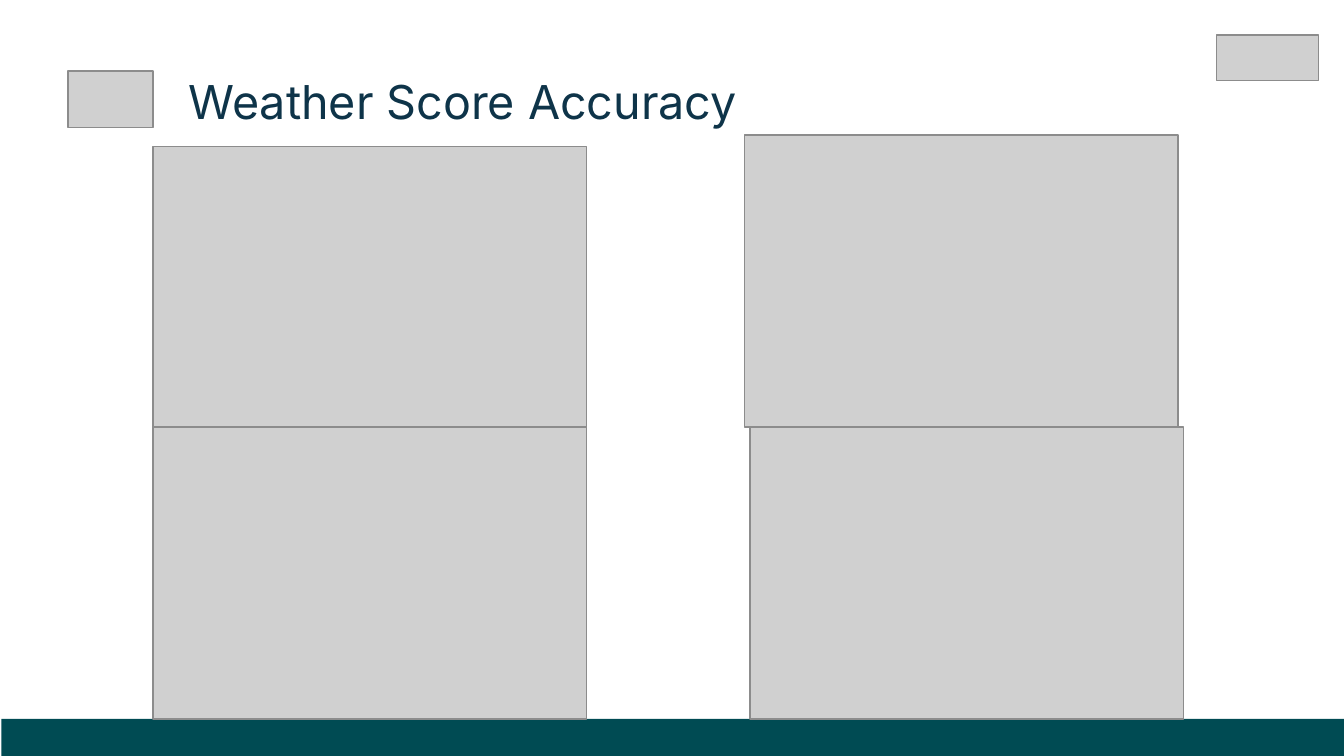
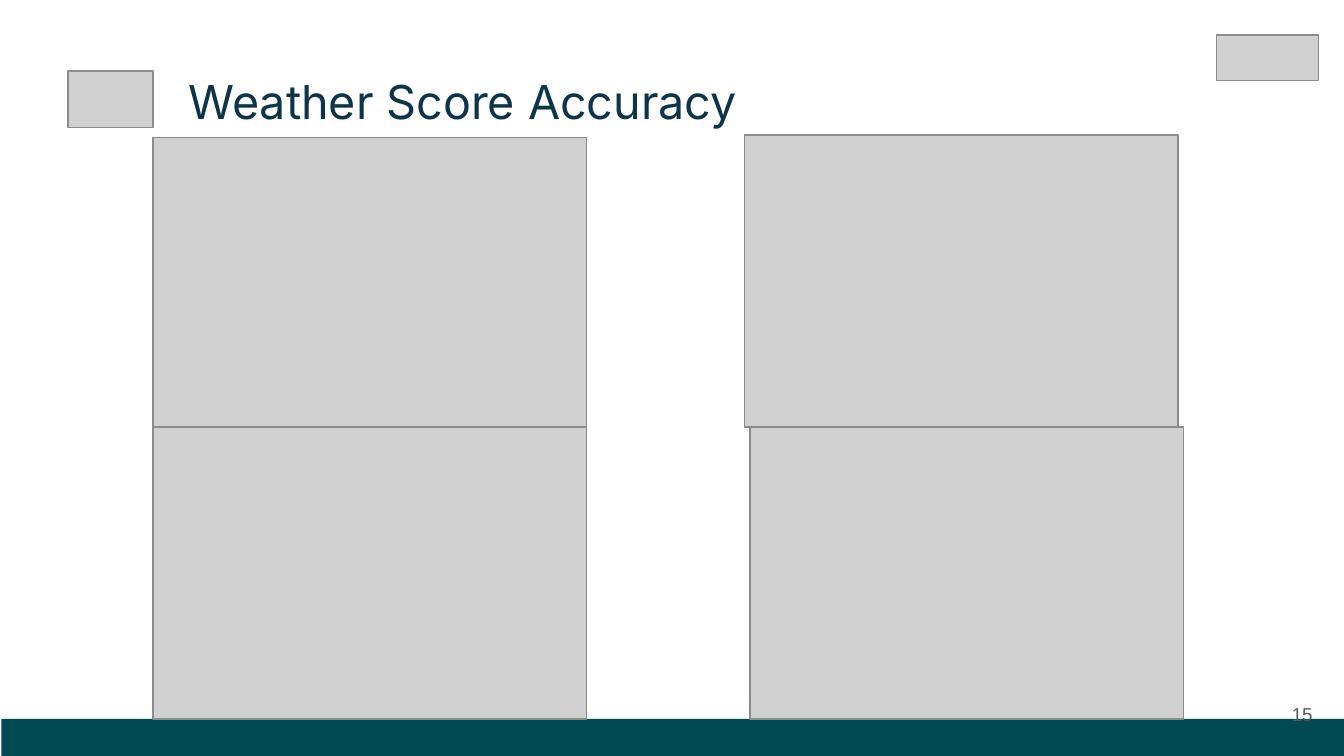
Before and after one commit to JBaptisteAll/France_Adventure_Planner, a slide deck: slide 15 of Analyse_Bloc_6_CDSD/Projet_France_Adventure_Planner.pptx (slide 17 before the commit). Drawn at 1344x756 pixels with LibreOffice and Linux fonts; fonts in the diff are those of the drawing; grey boxes stand for pictures. Boxes give left, top, right and bottom in pixels: in the first picture for what was removed or moved away, otherwise in the second. Text is boxed around its words. In the diff, an @@ line names an element or a change of style, - is before the commit and + after.

```diff
--- a/Analyse_Bloc_6_CDSD/Projet_France_Adventure_Planner.pptx
+++ b/Analyse_Bloc_6_CDSD/Projet_France_Adventure_Planner.pptx
@@ picture: place and size @@
-picture at bbox=[153, 146, 587, 438]
+picture at bbox=[153, 137, 587, 429]
@@ page number added at bbox=[1292, 707, 1313, 726], 10 pt, text #595959 @@
+15
```
Also in this commit, not shown: 18 other slides changed, 2 slides removed, 3 other files.
